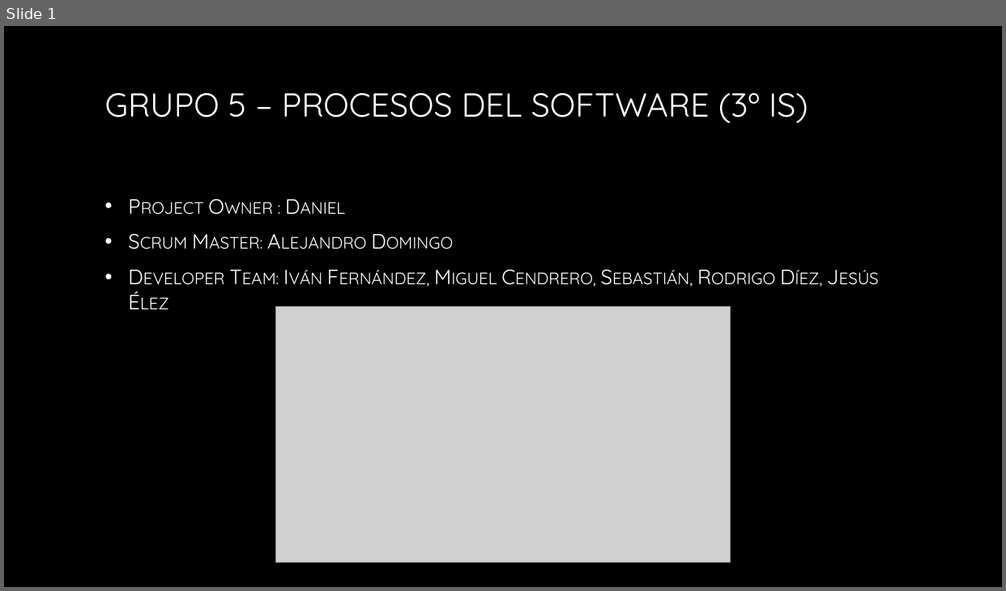
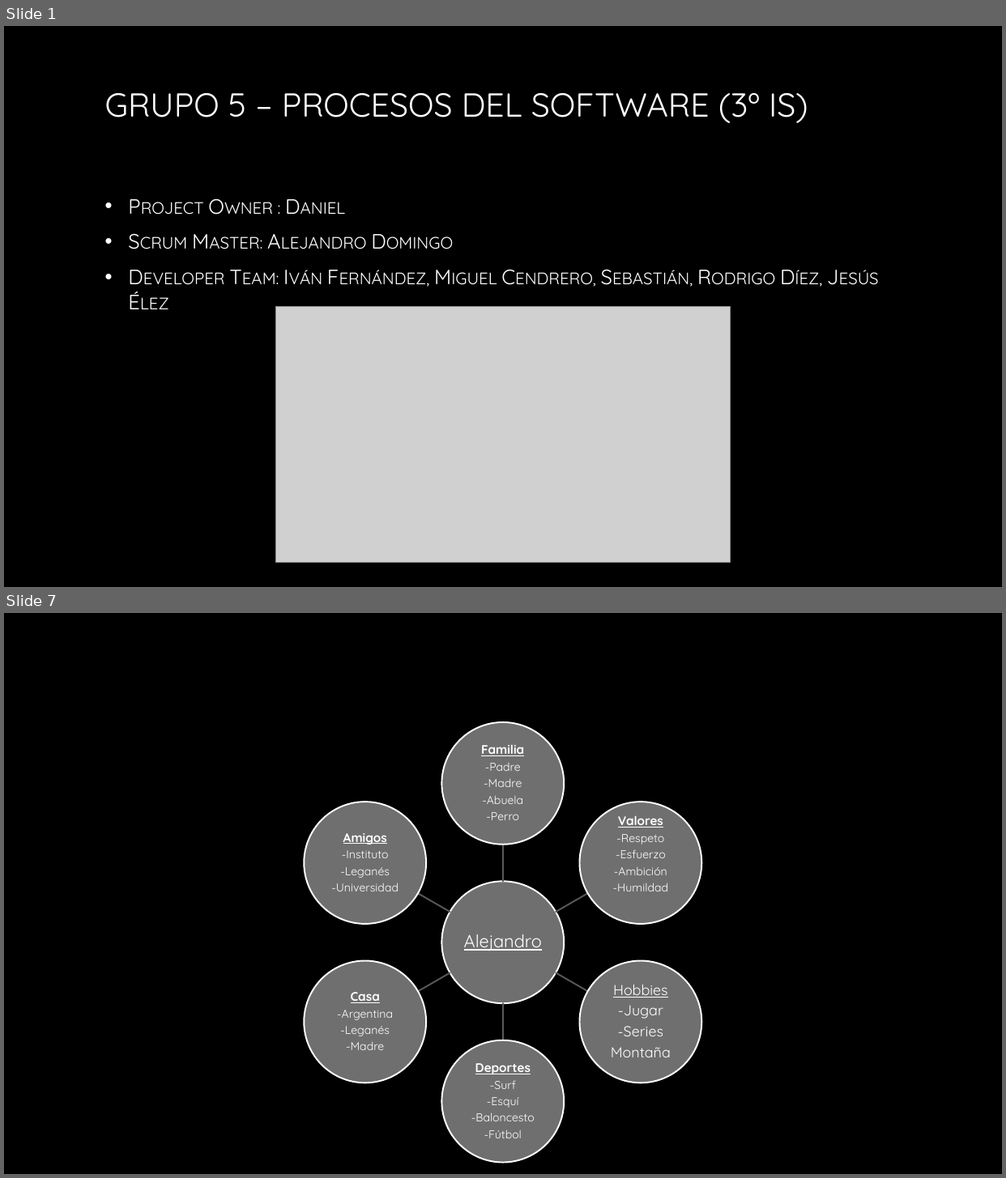
Before and after one commit to chexu99/TetrisG5, a slide deck: Presentación_G5.pptx. Shown one above the other, each under a label of ours: slide 1 before the commit, slides 1 and 7 after it; the slides between them are not shown. The pictures are 1006x591 and 1006x1178 pixels, drawn with LibreOffice and Linux fonts; fonts in the diff are those of the drawing; grey boxes stand for pictures; background and template pictures are left out. Boxes give left, top, right and bottom in pixels: in the first picture for what was removed or moved away, otherwise in the second. Text is boxed around its words. In the diff, an @@ line names an element or a change of style, - is before the commit and + after.

Commit message:
ppt updated

```diff
--- a/Presentación_G5.pptx
+++ b/Presentación_G5.pptx
@@ slide 7 added at box(4, 613, 1002, 1174), background picture (left out) @@
@@ group added at box(305, 722, 701, 1162): 7 ellipses, 7 texts, 6 freeform shapes @@
+Alejandro
+Familia
+-Padre
+-Madre
+-Abuela
+-Perro
+Valores
+-Respeto
+-Esfuerzo
+-Ambición
+-Humildad
+Hobbies
+-Jugar
+-Series
+Montaña
+Deportes
+-Surf
+-Esquí
+-Baloncesto
+-Fútbol
+Casa
+-Argentina
+-Leganés
+-Madre
+Amigos
+-Instituto
+-Leganés
+-Universidad
```
Also in this commit, not shown: 14 other slides added, 7 slides removed.
